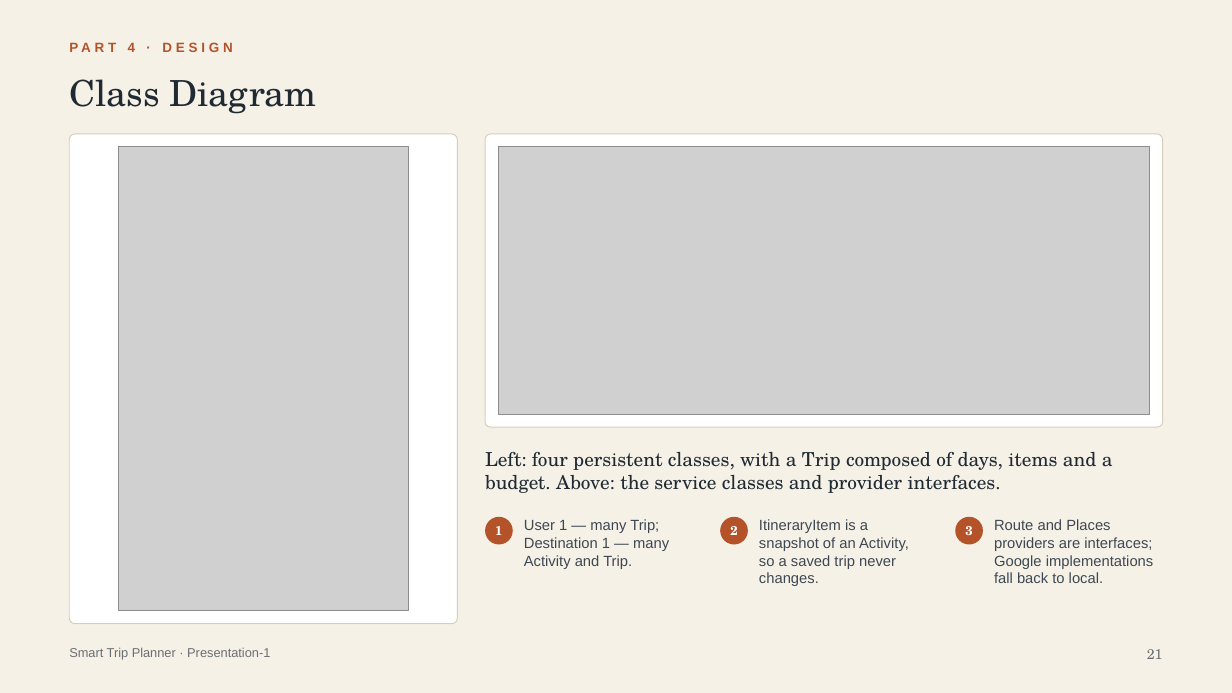
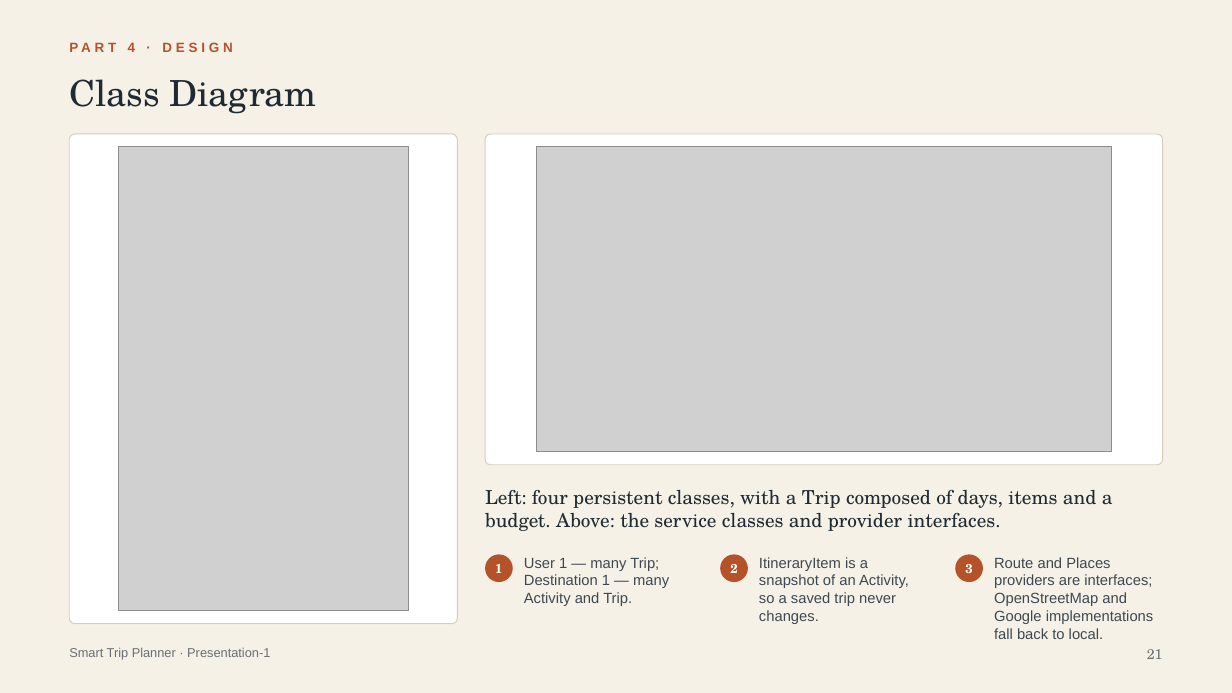
Before and after one commit to krishnakm143/smart-trip-planner, a slide deck: slide 21 of docs/Smart_Trip_Planner_Presentation1.pptx. Drawn at 1232x693 pixels with LibreOffice and Linux fonts; fonts in the diff are those of the drawing; grey boxes stand for pictures. Boxes give left, top, right and bottom in pixels: in the first picture for what was removed or moved away, otherwise in the second. Text is boxed around its words. In the diff, an @@ line names an element or a change of style, - is before the commit and + after.

```diff
--- a/docs/Smart_Trip_Planner_Presentation1.pptx
+++ b/docs/Smart_Trip_Planner_Presentation1.pptx
@@ rounded rectangle: place and size @@
-rounded rectangle at <box>485,134,1163,427</box>
+rounded rectangle at <box>485,134,1163,465</box>
@@ rounded rectangle at <box>485,134,1163,465</box>: proportions changed @@
@@ picture: place and size @@
-picture at <box>498,147,1150,414</box>
+picture at <box>537,147,1112,452</box>
@@ 6 texts, 3 ellipses: place and size @@
-6 texts, 3 ellipses at <box>485,452,1113,586</box>
+6 texts, 3 ellipses at <box>485,490,1113,624</box>
@@ text at <box>994,557,1154,639</box>: text changed @@
-Route and Places providers are interfaces; Google implementations fall back to local.
+Route and Places providers are interfaces; OpenStreetMap and Google implementations fall back to local.
```
Also in this commit, not shown: 12 other slides changed, 24 other files.
